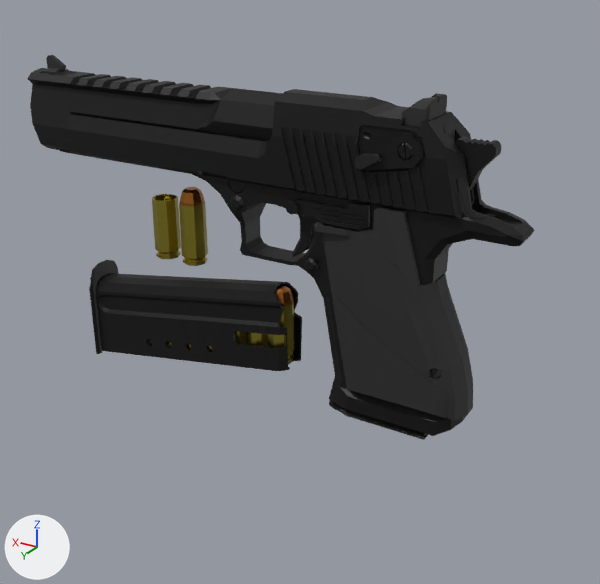
The glTF model assets/models/low-poly_desert_eagle_xix.glb: old version first, new version second.
One viewpoint serves both versions: a 50 mm camera at (-2.22, 3.25, 1.13) aimed at (-0.24, -0.05, -0.52). Lighting does not change. The marker at lower left points along +X, +Y and +Z. The picture after the commit comes second. Where no turn or scale is listed for an object, it has been applied to the vertices.
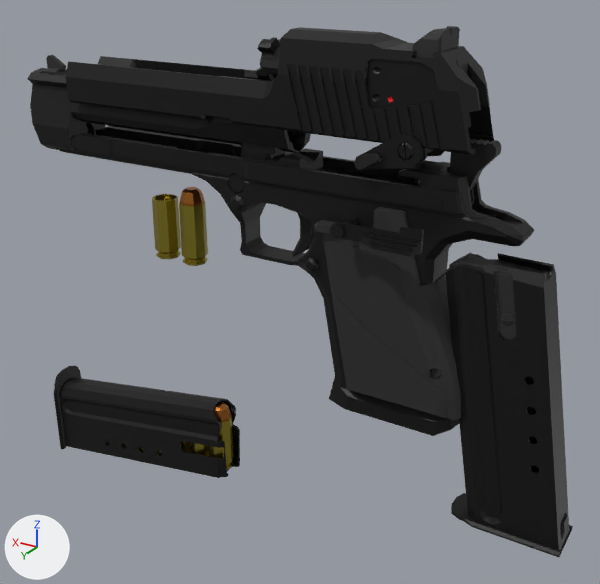
Pixel boxes (x1, y1, x2, y2) of what changed, in the pictures (600 x 584 px):
'Object_19', moved
    before: (67, 89, 471, 219)
    after: (65, 27, 494, 155)
'Object_9', moved
    before: (329, 400, 428, 440)
    after: (445, 253, 573, 557)
'Object_12', moved
    before: (89, 260, 302, 371)
    after: (54, 366, 240, 478)
'Object_32', moved
    before: (285, 199, 370, 230)
    after: (329, 217, 424, 256)
'Object_13', moved
    before: (147, 300, 294, 362)
    after: (106, 415, 234, 469)
'Object_20', moved
    before: (402, 93, 447, 127)
    after: (412, 26, 460, 59)
'Object_10', moved (not visible before)
    after: (449, 253, 550, 339)
'Object_14', moved
    before: (275, 285, 293, 306)
    after: (214, 402, 231, 422)

What the commit changed:
Object 'Object_9' (ob_object_9) moves from (-0.678, 0.0, -0.393) to (-1.357, 0.0, -0.786).
Object 'Object_10' (ob_object_10) moves from (-0.678, 0.0, -0.393) to (-1.357, 0.0, -0.786).
Object 'Object_12' (ob_object_12) moves from (0.416, 0.0, -0.809) to (0.832, 0.0, -1.617).
Object 'Object_13' (ob_object_13) moves from (0.416, 0.0, -0.809) to (0.832, 0.0, -1.617).
Object 'Object_14' (ob_object_14) moves from (0.416, 0.0, -0.809) to (0.832, 0.0, -1.617).
Object 'Object_32' (ob_object_32) moves from (-0.313, 0.147, -0.015) to (-0.626, 0.294, -0.029).
Object 'Object_19' (ob_object_19) moves from (-0.033, 0.0, 0.271) to (-0.066, 0.0, 0.542).
Object 'Object_20' (ob_object_20) moves from (-0.033, 0.0, 0.271) to (-0.066, 0.0, 0.542).
